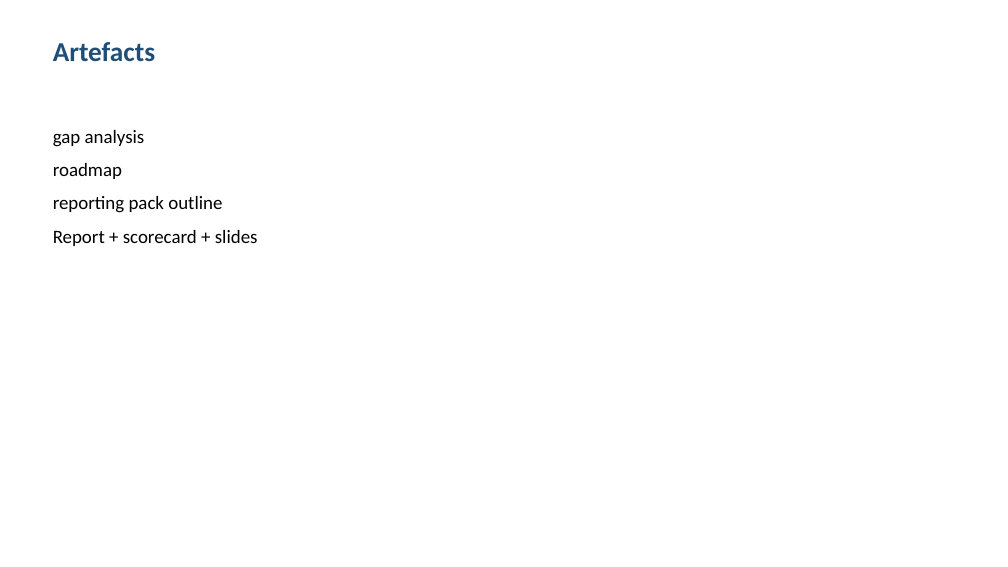
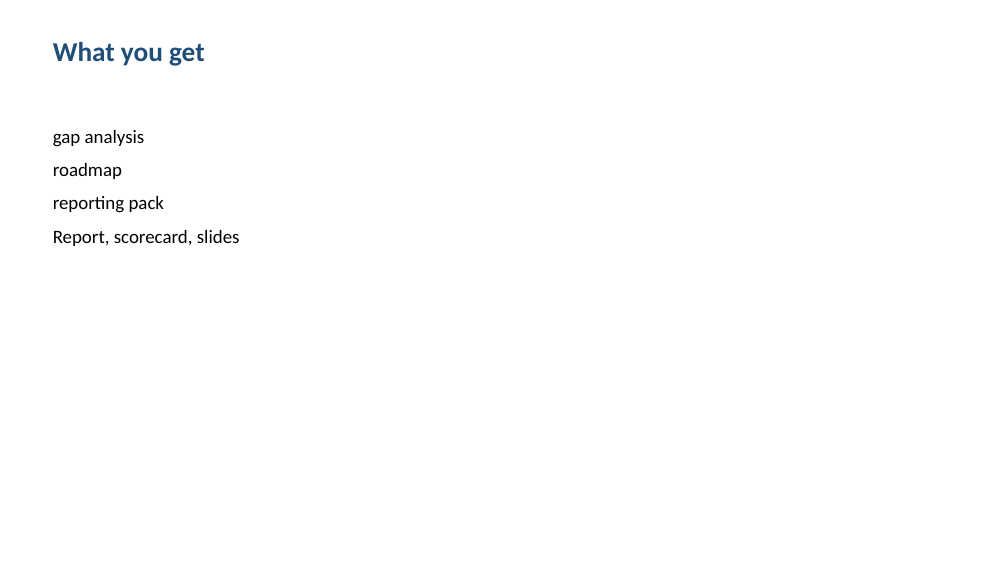
Before and after one commit to shohrabniaz/sme-infosec-policy-suite, a slide deck: slide 3 of Final_Submission/02_Presentation.pptx. Drawn at 1008x567 pixels with LibreOffice and Linux fonts; fonts in the diff are those of the drawing. Boxes give left, top, right and bottom in pixels: in the first picture for what was removed or moved away, otherwise in the second. Text is boxed around its words. In the diff, an @@ line names an element or a change of style, - is before the commit and + after.

Commit message:
Polish portfolio pack for professional showcase readiness.

```diff
--- a/Final_Submission/02_Presentation.pptx
+++ b/Final_Submission/02_Presentation.pptx
@@ text at <box>53,42,205,66</box>: text changed @@
-Artefacts
+What you get
@@ text at <box>53,196,240,246</box>: text changed @@
-reporting pack outline
-Report + scorecard + slides
+reporting pack
+Report, scorecard, slides
```
Also in this commit, not shown: 3 other slides changed, 12 other files.
